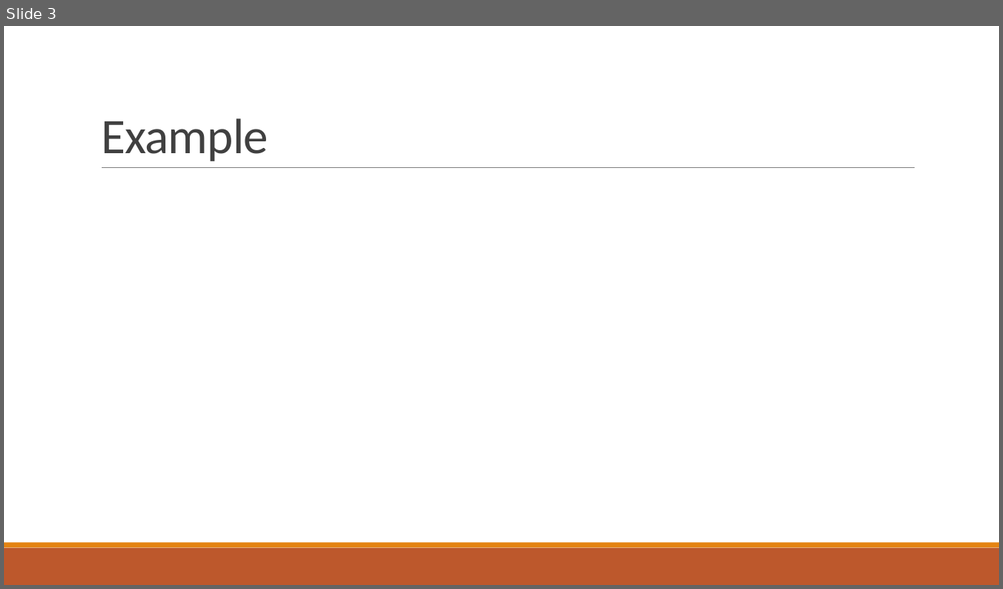
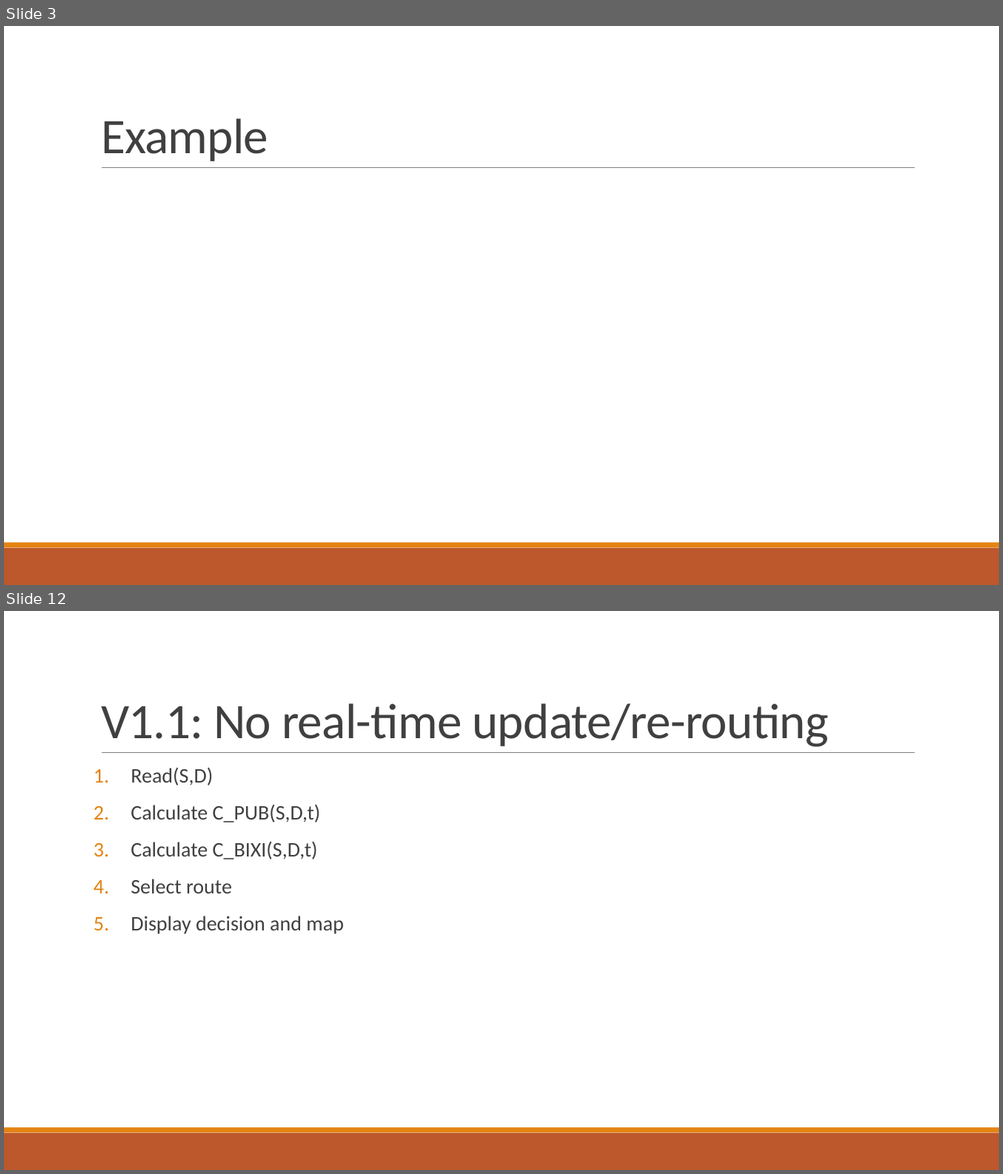
Before and after one commit to nqdao/PHAST, a slide deck: SAVI - Design Camp 2015.pptx. Shown one above the other, each under a label of ours: slide 3 before the commit, slides 3 and 12 after it; the slides between them are not shown. The pictures are 1003x589 and 1003x1174 pixels, drawn with LibreOffice and Linux fonts; fonts in the diff are those of the drawing. Boxes give left, top, right and bottom in pixels: in the first picture for what was removed or moved away, otherwise in the second. Text is boxed around its words. In the diff, an @@ line names an element or a change of style, - is before the commit and + after.

```diff
--- a/SAVI - Design Camp 2015.pptx
+++ b/SAVI - Design Camp 2015.pptx
@@ slide 12 added at (4,611,999,1170), background #FFFFFF; not listed: 3 template elements that a slide beside it also shows @@
@@ title added at (101,703,828,747), 48 pt, text #404040 @@
+V1.1: No real-time update/re-routing
@@ text added at (131,767,344,934), 20 pt, text #404040 @@
+1. Read(S,D)
+2. Calculate C_PUB(S,D,t)
+3. Calculate C_BIXI(S,D,t)
+4. Select route
+5. Display decision and map
```
Also in this commit, not shown: 2 slides changed, 6 other slides added, 1 slide removed.
